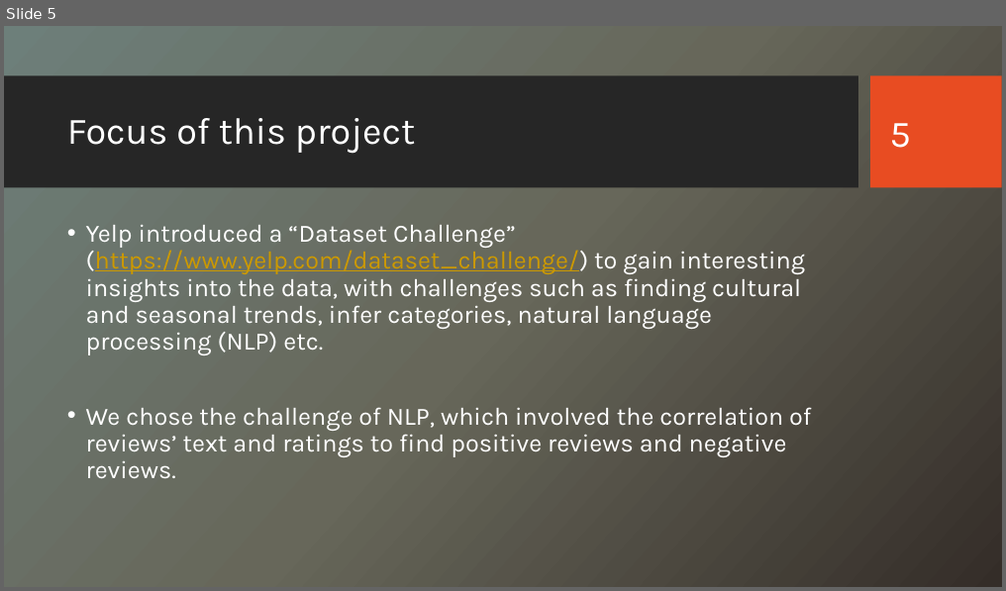
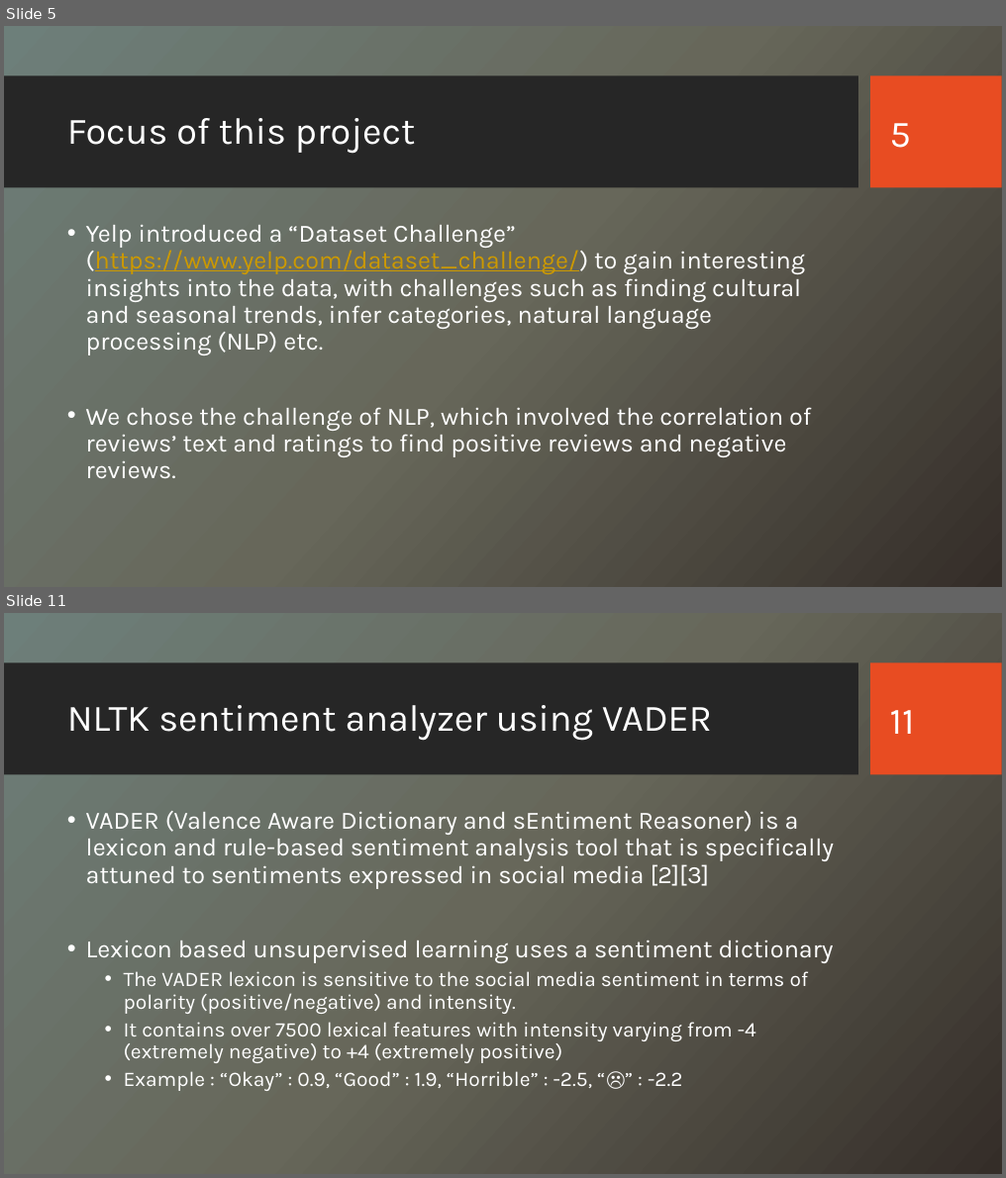
Before and after one commit to CS223-YelpReview/Yelp-NLP, a slide deck: Yelp Reviews – A Study.pptx. Shown one above the other, each under a label of ours: slide 5 before the commit, slides 5 and 11 after it; the slides between them are not shown. The pictures are 1006x591 and 1006x1178 pixels, drawn with LibreOffice and Linux fonts; fonts in the diff are those of the drawing; background and template pictures are left out. Boxes give left, top, right and bottom in pixels: in the first picture for what was removed or moved away, otherwise in the second. Text is boxed around its words. In the diff, an @@ line names an element or a change of style, - is before the commit and + after.

```diff
--- a/Yelp Reviews – A Study.pptx
+++ b/Yelp Reviews – A Study.pptx
@@ slide 11 added at box(4, 613, 1002, 1174), background picture (left out); not listed: 2 template elements that a slide beside it also shows @@
@@ title added at box(67, 705, 712, 740), 36 pt, text #FFFFFF @@
+NLTK sentiment analyzer using VADER
@@ page number added at box(890, 710, 915, 734), 36 pt, text #FFFFFF @@
+11
@@ text added at box(86, 811, 834, 1091), 20 pt, text #FFFFFF @@
+• VADER (Valence Aware Dictionary and sEntiment Reasoner) is a lexicon and rule-based sentiment analysis tool that is specifically attuned to sentiments expressed in social media [2][3]
+• Lexicon based unsupervised learning uses a sentiment dictionary
+  • The VADER lexicon is sensitive to the social media sentiment in terms of polarity (positive/negative) and intensity.
+  • It contains over 7500 lexical features with intensity varying from -4 (extremely negative) to +4 (extremely positive)
+  • Example : “Okay” : 0.9, “Good” : 1.9, “Horrible” : -2.5, “☹” : -2.2
```
Also in this commit, not shown: 6 slides changed, 6 other slides added, 1 slide removed.
